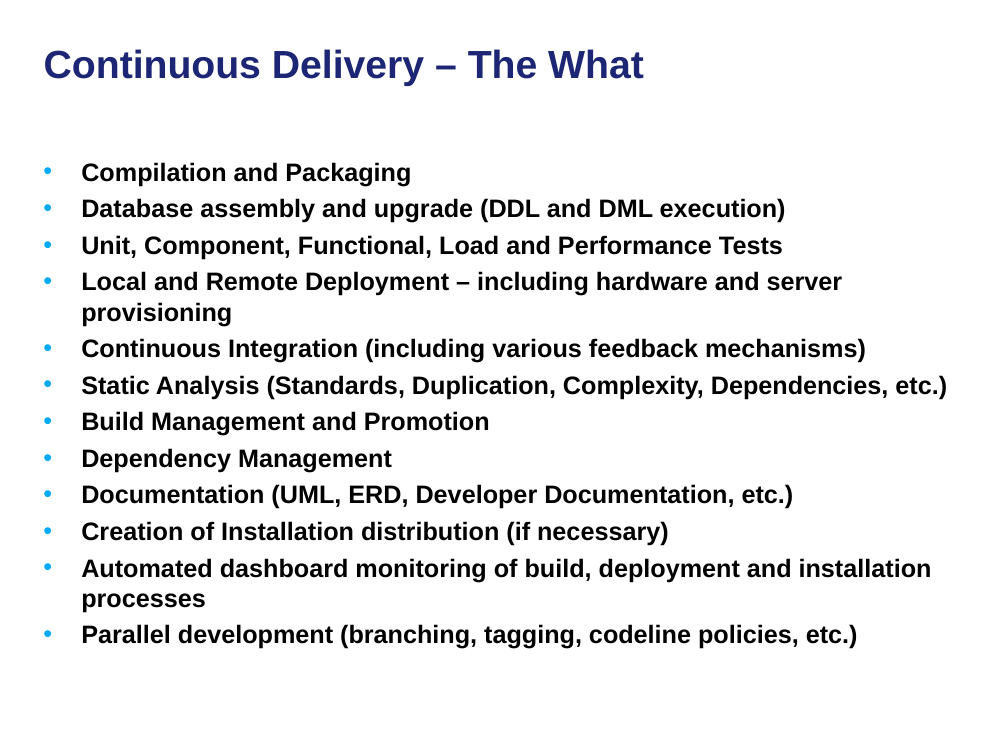
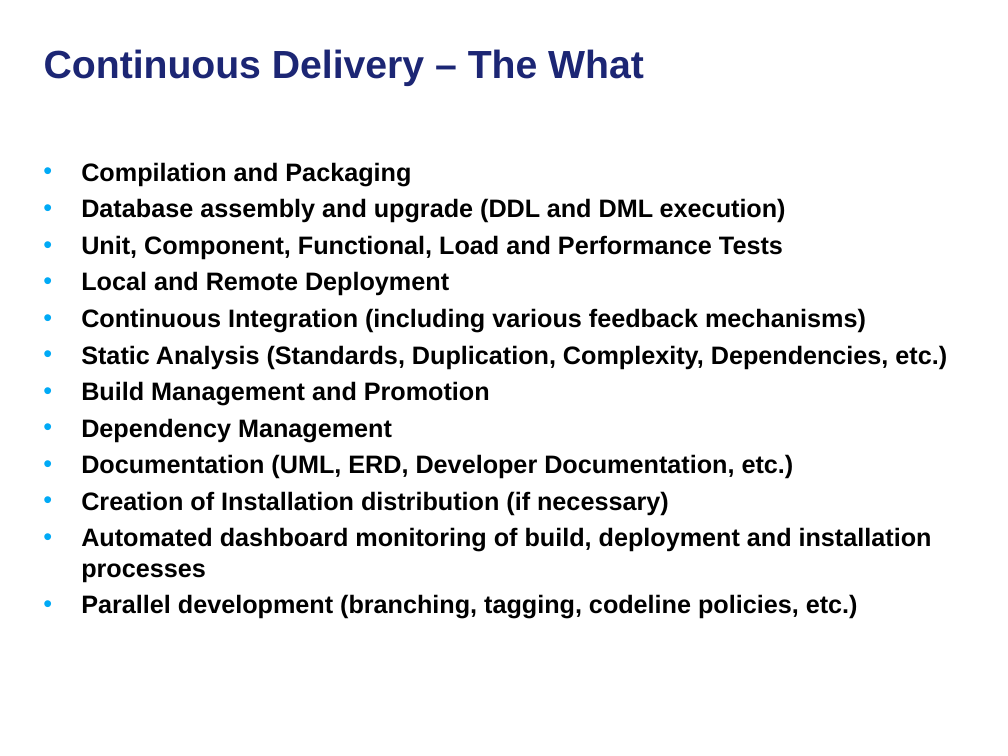
Before and after one commit to NCIP/automation, a slide deck: slide 5 of docs/continuous-delivery-caehr.ppt. Drawn at 1008x756 pixels with LibreOffice and Linux fonts; fonts in the diff are those of the drawing; background and template pictures are left out. Boxes give left, top, right and bottom in pixels: in the first picture for what was removed or moved away, otherwise in the second. Text is boxed around its words. In the diff, an @@ line names an element or a change of style, - is before the commit and + after.

```diff
--- a/docs/continuous-delivery-caehr.ppt
+++ b/docs/continuous-delivery-caehr.ppt
@@ text at bbox=[81, 271, 449, 296]: text changed @@
-• Local and Remote Deployment – including hardware and server provisioning
+• Local and Remote Deployment
```
Also in this commit, not shown: 1 other slide changed, 13 slides added.
